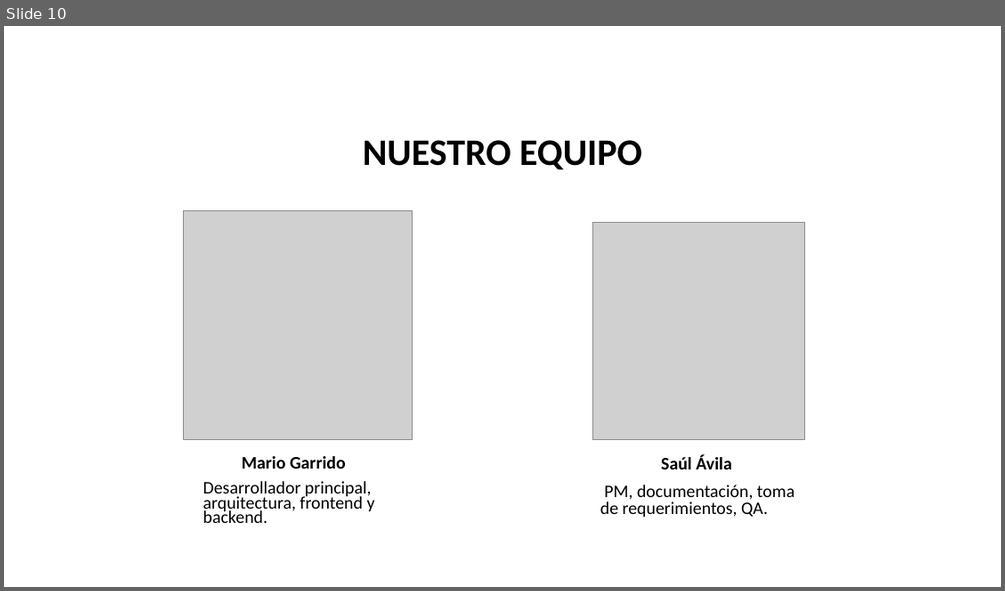
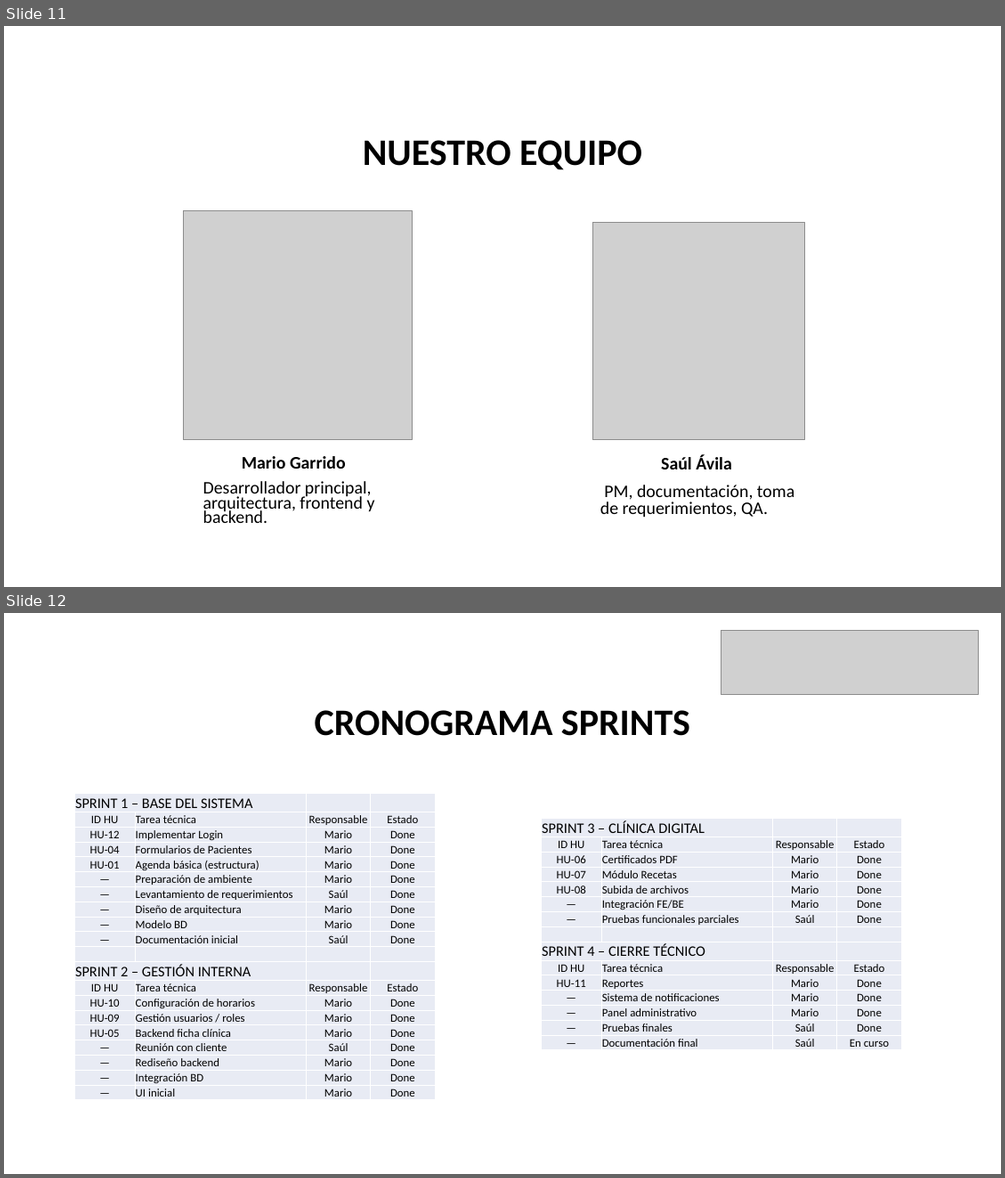
Before and after one commit to 4vil4/VeterinariaPucara, a slide deck: FASE 3/Evidencias Grupales/Presentación Capstone.pptx. Shown one above the other, each under a label of ours: slide 10 before the commit, slides 11 and 12 after it. The pictures are 1005x591 and 1005x1178 pixels, drawn with LibreOffice and Linux fonts; fonts in the diff are those of the drawing; grey boxes stand for pictures; background and template pictures are left out. Boxes give left, top, right and bottom in pixels: in the first picture for what was removed or moved away, otherwise in the second. Text is boxed around its words. In the diff, an @@ line names an element or a change of style, - is before the commit and + after.

```diff
--- a/FASE 3/Evidencias Grupales/Presentación Capstone.pptx
+++ b/FASE 3/Evidencias Grupales/Presentación Capstone.pptx
@@ slide 12 added at (4,613,1001,1174), background #FFFFFF @@
@@ picture added at (721,630,979,695) @@
@@ text added at (315,710,690,736), 36 pt, text #000000, bold @@
+CRONOGRAMA SPRINTS
@@ table added at (74,793,435,1100), 20 rows, 4 columns @@
+SPRINT 1 – BASE DEL SISTEMA |  |  | 
+ID HU | Tarea técnica | Responsable | Estado
+HU-12 | Implementar Login | Mario | Done
+HU-04 | Formularios de Pacientes | Mario | Done
+HU-01 | Agenda básica (estructura) | Mario | Done
+— | Preparación de ambiente | Mario | Done
+— | Levantamiento de requerimientos | Saúl | Done
+— | Diseño de arquitectura | Mario | Done
+— | Modelo BD | Mario | Done
+— | Documentación inicial | Saúl | Done
+ |  |  | 
+SPRINT 2 – GESTIÓN INTERNA |  |  | 
+ID HU | Tarea técnica | Responsable | Estado
+HU-10 | Configuración de horarios | Mario | Done
+HU-09 | Gestión usuarios / roles | Mario | Done
+HU-05 | Backend ficha clínica | Mario | Done
+— | Reunión con cliente | Saúl | Done
+— | Rediseño backend | Mario | Done
+— | Integración BD | Mario | Done
+— | UI inicial | Mario | Done
@@ table added at (541,818,901,1050), 15 rows, 4 columns @@
+SPRINT 3 – CLÍNICA DIGITAL |  |  | 
+ID HU | Tarea técnica | Responsable | Estado
+HU-06 | Certificados PDF | Mario | Done
+HU-07 | Módulo Recetas | Mario | Done
+HU-08 | Subida de archivos | Mario | Done
+— | Integración FE/BE | Mario | Done
+— | Pruebas funcionales parciales | Saúl | Done
+ |  |  | 
+SPRINT 4 – CIERRE TÉCNICO |  |  | 
+ID HU | Tarea técnica | Responsable | Estado
+HU-11 | Reportes | Mario | Done
+— | Sistema de notificaciones | Mario | Done
+— | Panel administrativo | Mario | Done
+— | Pruebas finales | Saúl | Done
+— | Documentación final | Saúl | En curso
@@ what was slide 10 is now slide 11 @@
```
Also in this commit, not shown: 6 slides changed, 1 other slide added, 2 slides removed, 1 other file.
